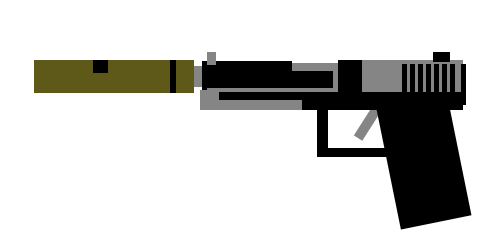
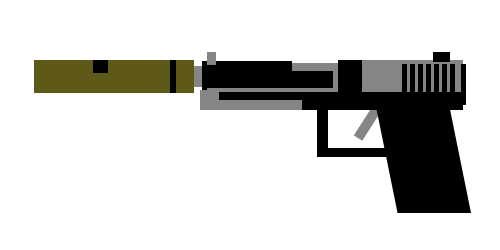
Layers edited between the first and the second 500 × 250 image:
painted on "Pistol.png" over [397, 213, 472, 230]
